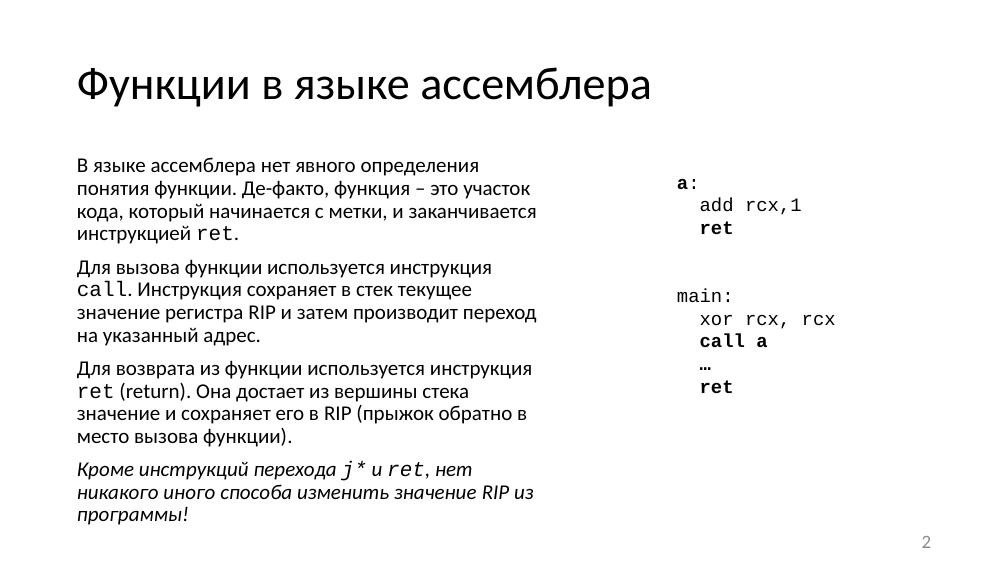
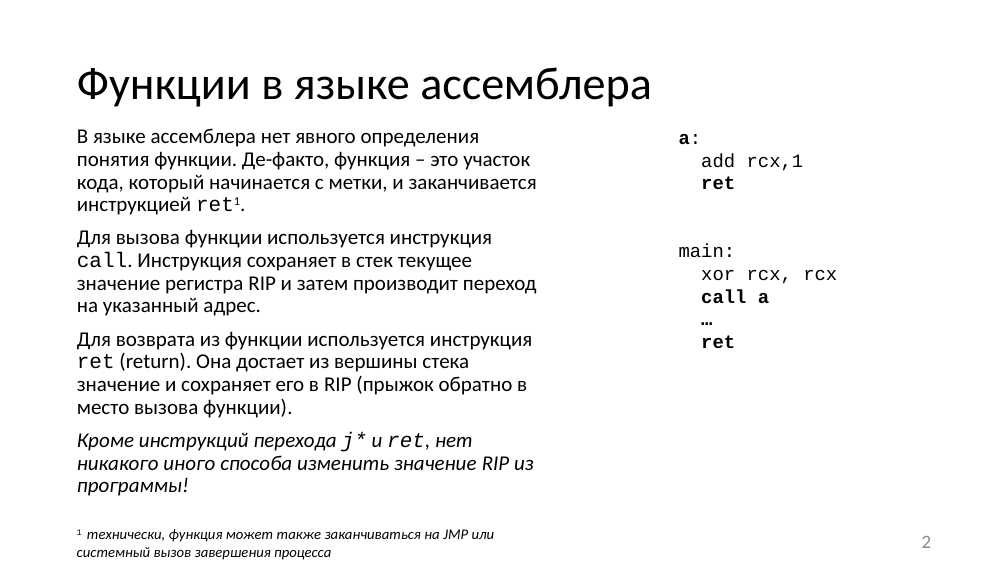
Before and after one commit to itsecd/low-level-programming, a slide deck: slide 2 of Lectures/3.Calling_conventions/Lecture3.pptx. Drawn at 1008x567 pixels with LibreOffice and Linux fonts; fonts in the diff are those of the drawing. Boxes give left, top, right and bottom in pixels: in the first picture for what was removed or moved away, otherwise in the second. Text is boxed around its words. In the diff, an @@ line names an element or a change of style, - is before the commit and + after.

```diff
--- a/Lectures/3.Calling_conventions/Lecture3.pptx
+++ b/Lectures/3.Calling_conventions/Lecture3.pptx
@@ text "В языке ассемблера нет явного ...": place and size @@
-text "В языке ассемблера нет явного ..." at bbox=[77, 157, 537, 525]
+text "В языке ассемблера нет явного ..." at bbox=[77, 128, 537, 496]
@@ text at bbox=[77, 128, 537, 215]: text changed @@
-В языке ассемблера нет явного определения понятия функции. Де-факто, функция – это участок кода, который начинается с метки, и заканчивается инструкцией ret.
+В языке ассемблера нет явного определения понятия функции. Де-факто, функция – это участок кода, который начинается с метки, и заканчивается инструкцией ret1.
@@ text "a:": place and size @@
-text "a:" at bbox=[677, 179, 836, 394]
+text "a:" at bbox=[679, 134, 837, 348]
@@ text added at bbox=[77, 529, 495, 560], 14 pt, text #000000, italic @@
+1 технически, функция может также заканчиваться на JMP или системный вызов завершения процесса
```
Also in this commit, not shown: 17 other slides changed, 1 slide added, 9 other files.
